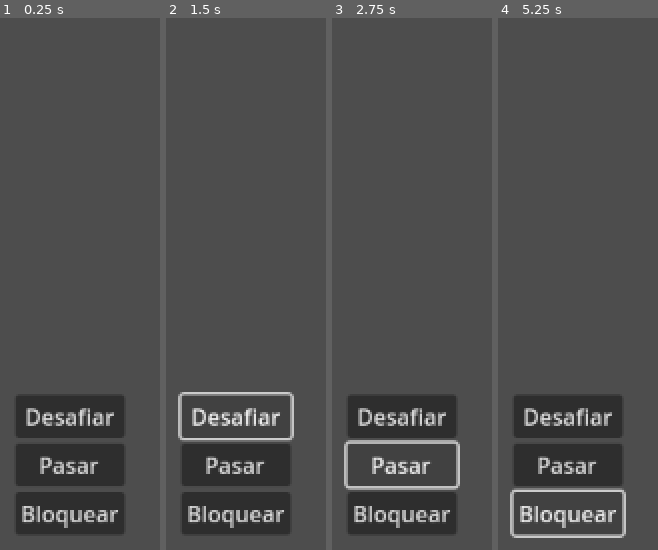
Above: before the commit, frames 1-4 (left to right).
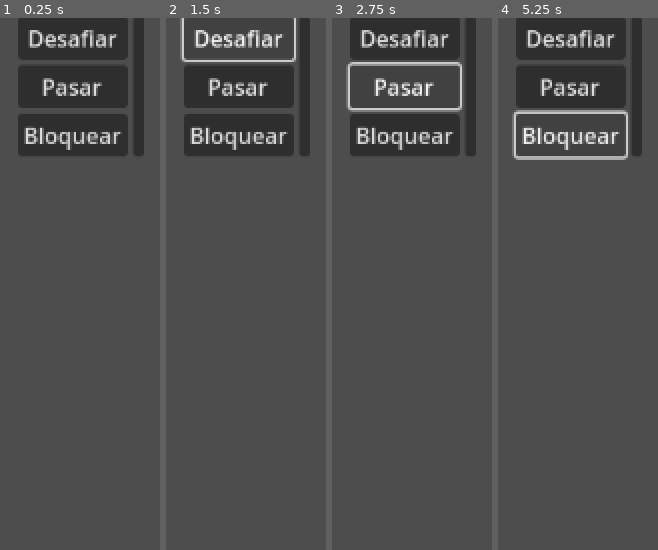
Above: after the commit, the same moments.

Repository: Seleek/coup
Game: Godot game, scene res://Player.tscn
Two runs of this game, one before a commit and one after it. Both use one fixed random seed, a clock stepped at 60 frames per second and the inputs below.
Inputs (mouse positions are in pixels of both pictures, inside the frame that each line leads up to):
- Up to frame 1 (0.25 s): no input
- Up to frame 2 (1.5 s): click (305, 87) at 0.52 s; click "Desafiar" at 1.25 s
- Up to frame 3 (2.75 s): click "Pasar" at 2 s
- Up to frame 4 (5.25 s): click "Bloquear" at 2.75 s; click "Desafiar" at 3.5 s; click "Pasar" at 4.25 s; click "Bloquear" at 5 s

The runs differ from the first frame. In frame 1, 32% of the frame differs, in the area x 10-90%, y 0-97%; in frame 2, 26%; in frame 3, 26%; in frame 4, 26%.
Error before the commit: Invalid access to property or key 'name' on a base object of type 'Dictionary'. (res://GameData.gd:113)
Error after the commit: Invalid access to property or key 'selecting_target' on a base object of type 'null instance'. (res://Player.gd:88)

Commit message:
interfaz
Se intenta acomodar la interfaz

Diff:
--- a/coup-app/Game.tscn
+++ b/coup-app/Game.tscn
@@ -1,61 +1,101 @@
-[gd_scene load_steps=2 format=3 uid="uid://b5oddtcj5wfgt"]
+[gd_scene load_steps=3 format=3 uid="uid://b5oddtcj5wfgt"]
 
 [ext_resource type="Script" uid="uid://cuamdqp1chsld" path="res://Game.gd" id="1_wbfu4"]
+[ext_resource type="PackedScene" uid="uid://cjutsrhialeqx" path="res://Player.tscn" id="2_xkndl"]
 
 [node name="Game" type="Node2D"]
 
 [node name="Control" type="Control" parent="."]
 layout_mode = 3
-anchors_preset = 0
-offset_right = 40.0
-offset_bottom = 40.0
+anchors_preset = 15
+anchor_right = 1.0
+anchor_bottom = 1.0
+grow_horizontal = 2
+grow_vertical = 2
 script = ExtResource("1_wbfu4")
 
-[node name="PlayerContainer" type="VBoxContainer" parent="Control"]
-layout_mode = 0
-offset_right = 40.0
-offset_bottom = 40.0
+[node name="MarginContainer" type="MarginContainer" parent="Control"]
+layout_mode = 1
+anchors_preset = 15
+anchor_right = 1.0
+anchor_bottom = 1.0
+offset_left = 1.0
+offset_top = -2.0
+offset_right = 1147.0
+offset_bottom = 649.0
+grow_horizontal = 2
+grow_vertical = 2
+theme_override_constants/margin_left = 20
+theme_override_constants/margin_top = 20
+theme_override_constants/margin_right = 20
+theme_override_constants/margin_bottom = 20
 
-[node name="ActionPanel" type="Panel" parent="Control"]
-layout_mode = 0
-offset_right = 40.0
-offset_bottom = 40.0
+[node name="VBoxContainer" type="VBoxContainer" parent="Control/MarginContainer"]
+layout_mode = 2
+alignment = 1
 
-[node name="GridContainer" type="GridContainer" parent="Control/ActionPanel"]
-layout_mode = 0
-offset_right = 40.0
-offset_bottom = 40.0
+[node name="HBoxContainer" type="HBoxContainer" parent="Control/MarginContainer/VBoxContainer"]
+layout_mode = 2
+size_flags_vertical = 3
 
-[node name="Ingresos" type="Button" parent="Control/ActionPanel/GridContainer"]
+[node name="Player" parent="Control/MarginContainer/VBoxContainer/HBoxContainer" instance=ExtResource("2_xkndl")]
+
+[node name="Player2" parent="Control/MarginContainer/VBoxContainer/HBoxContainer" instance=ExtResource("2_xkndl")]
+
+[node name="HBoxContainer2" type="HBoxContainer" parent="Control/MarginContainer/VBoxContainer"]
+layout_mode = 2
+size_flags_vertical = 3
+
+[node name="Log" type="TextEdit" parent="Control/MarginContainer/VBoxContainer/HBoxContainer2"]
 layout_mode = 2
 
-[node name="AyudaExterna" type="Button" parent="Control/ActionPanel/GridContainer"]
+[node name="VBoxContainer" type="VBoxContainer" parent="Control/MarginContainer/VBoxContainer"]
+layout_mode = 2
+size_flags_vertical = 3
+
+[node name="PlayerContainer" type="VBoxContainer" parent="Control/MarginContainer/VBoxContainer/VBoxContainer"]
 layout_mode = 2
 
-[node name="Impuestos" type="Button" parent="Control/ActionPanel/GridContainer"]
+[node name="ActionPanel" type="Panel" parent="Control/MarginContainer/VBoxContainer/VBoxContainer"]
 layout_mode = 2
 
-[node name="Asesinar" type="Button" parent="Control/ActionPanel/GridContainer"]
+[node name="GridContainer" type="GridContainer" parent="Control/MarginContainer/VBoxContainer/VBoxContainer/ActionPanel"]
+layout_mode = 0
+offset_right = 1139.0
+offset_bottom = 241.0
+
+[node name="Ingresos" type="Button" parent="Control/MarginContainer/VBoxContainer/VBoxContainer/ActionPanel/GridContainer"]
 layout_mode = 2
+text = "Ingresos"
 
-[node name="Robar" type="Button" parent="Control/ActionPanel/GridContainer"]
+[node name="AyudaExterna" type="Button" parent="Control/MarginContainer/VBoxContainer/VBoxContainer/ActionPanel/GridContainer"]
 layout_mode = 2
+text = "Ayuda Externa"
 
-[node name="Intercambio" type="Button" parent="Control/ActionPanel/GridContainer"]
+[node name="Impuestos" type="Button" parent="Control/MarginContainer/VBoxContainer/VBoxContainer/ActionPanel/GridContainer"]
 layout_mode = 2
+text = "Impuestos"
 
-[node name="Coup" type="Button" parent="Control/ActionPanel/GridContainer"]
+[node name="Asesinar" type="Button" parent="Control/MarginContainer/VBoxContainer/VBoxContainer/ActionPanel/GridContainer"]
 layout_mode = 2
+text = "Asesinar"
 
-[node name="Log" type="TextEdit" parent="Control"]
-layout_mode = 0
-offset_right = 8.0
-offset_bottom = 8.0
+[node name="Robar" type="Button" parent="Control/MarginContainer/VBoxContainer/VBoxContainer/ActionPanel/GridContainer"]
+layout_mode = 2
+text = "Robar"
 
-[connection signal="pressed" from="Control/ActionPanel/GridContainer/Ingresos" to="Control" method="_on_ingresos_pressed"]
-[connection signal="pressed" from="Control/ActionPanel/GridContainer/AyudaExterna" to="Control" method="_on_ayuda_externa_pressed"]
-[connection signal="pressed" from="Control/ActionPanel/GridContainer/Impuestos" to="Control" method="_on_impuestos_pressed"]
-[connection signal="pressed" from="Control/ActionPanel/GridContainer/Asesinar" to="Control" method="_on_asesinar_pressed"]
-[connection signal="pressed" from="Control/ActionPanel/GridContainer/Robar" to="Control" method="_on_robar_pressed"]
-[connection signal="pressed" from="Control/ActionPanel/GridContainer/Intercambio" to="Control" method="_on_intercambio_pressed"]
-[connection signal="pressed" from="Control/ActionPanel/GridContainer/Coup" to="Control" method="_on_coup_pressed"]
+[node name="Intercambio" type="Button" parent="Control/MarginContainer/VBoxContainer/VBoxContainer/ActionPanel/GridContainer"]
+layout_mode = 2
+text = "Intercambio"
+
+[node name="Coup" type="Button" parent="Control/MarginContainer/VBoxContainer/VBoxContainer/ActionPanel/GridContainer"]
+layout_mode = 2
+text = "Coup"
+
+[connection signal="pressed" from="Control/MarginContainer/VBoxContainer/VBoxContainer/ActionPanel/GridContainer/Ingresos" to="Control" method="_on_ingresos_pressed"]
+[connection signal="pressed" from="Control/MarginContainer/VBoxContainer/VBoxContainer/ActionPanel/GridContainer/AyudaExterna" to="Control" method="_on_ayuda_externa_pressed"]
+[connection signal="pressed" from="Control/MarginContainer/VBoxContainer/VBoxContainer/ActionPanel/GridContainer/Impuestos" to="Control" method="_on_impuestos_pressed"]
+[connection signal="pressed" from="Control/MarginContainer/VBoxContainer/VBoxContainer/ActionPanel/GridContainer/Asesinar" to="Control" method="_on_asesinar_pressed"]
+[connection signal="pressed" from="Control/MarginContainer/VBoxContainer/VBoxContainer/ActionPanel/GridContainer/Robar" to="Control" method="_on_robar_pressed"]
+[connection signal="pressed" from="Control/MarginContainer/VBoxContainer/VBoxContainer/ActionPanel/GridContainer/Intercambio" to="Control" method="_on_intercambio_pressed"]
+[connection signal="pressed" from="Control/MarginContainer/VBoxContainer/VBoxContainer/ActionPanel/GridContainer/Coup" to="Control" method="_on_coup_pressed"]
--- a/coup-app/Player.gd
+++ b/coup-app/Player.gd
@@ -5,6 +5,7 @@
 @onready var challenge_button = $ActionButtons/ChallengeButton
 @onready var pass_button = $ActionButtons/PassButton
 @onready var block_button = $ActionButtons/BlockButton
+@onready var target_button = $TargetButton
 
 var player_data = null
 var player_index = -1
@@ -55,6 +56,13 @@
 func _process(delta: float) -> void:
 	pass
 
+func set_target_mode(is_Active: bool):
+	target_button.visible = is_Active and not player_data.is_out and player_index != GameData.current_player_index
+
+	if target_button.visible:
+		self.modulate = Color.GREEN
+	else:
+		self.modulate = Color.RED if player_index == GameData.current_player_index else Color.WHITE
 
 func _on_challenge_button_pressed():
 	if GameData.current_game_state == GameData.GameState.WAITING_FOR_CHALLENGE:
@@ -73,3 +81,10 @@
 		GameData.player_response(player_index, "BLOCK", "Duque")
 	else:
 		pass
+
+
+
+func _on_target_button_pressed():
+	if GameData.get_node("/root/Game").selecting_target:
+		if player_index != GameData.current_player_index:
+			GameData.get_node("/root/Game").target_selected(player_index)
--- a/coup-app/Player.tscn
+++ b/coup-app/Player.tscn
@@ -5,10 +5,9 @@
 [node name="Player" type="Node2D"]
 
 [node name="contenedorJugador" type="HBoxContainer" parent="."]
-offset_left = -2.0
-offset_top = 272.0
-offset_right = 1148.0
-offset_bottom = 373.0
+offset_top = -1.0
+offset_right = 1150.0
+offset_bottom = 100.0
 script = ExtResource("1_wbfu4")
 
 [node name="listaJugadores" type="VBoxContainer" parent="contenedorJugador"]
@@ -44,6 +43,10 @@
 layout_mode = 2
 text = "Bloquear"
 
+[node name="TargetButton" type="Button" parent="contenedorJugador"]
+layout_mode = 2
+
 [connection signal="pressed" from="contenedorJugador/ActionButtons/ChallengeButton" to="contenedorJugador" method="_on_challenge_button_pressed"]
 [connection signal="pressed" from="contenedorJugador/ActionButtons/PassButton" to="contenedorJugador" method="_on_pass_button_pressed"]
 [connection signal="pressed" from="contenedorJugador/ActionButtons/BlockButton" to="contenedorJugador" method="_on_block_button_pressed"]
+[connection signal="pressed" from="contenedorJugador/TargetButton" to="contenedorJugador" method="_on_target_button_pressed"]
--- a/coup-app/game.gd
+++ b/coup-app/game.gd
@@ -1,4 +1,12 @@
 extends Control
+
+@onready var main_vbox = $MarginContainer/VBoxContainer
+@onready var top_players_container = main_vbox.get_node("TopPlayersContainer")
+@onready var middle_area_container = main_vbox.get_node("MiddleAreaContainer")
+@onready var bottom_container = main_vbox.get_node("BottomContainer")
+@onready var log_display = middle_area_container.get_node("Log")
+@onready var action_panel = bottom_container.get_node("ActionPanel")
+@onready var player_container = bottom_container.get_node("PlayerContainer")
 
 const PLAYER_SCENE = preload("res://Player.tscn")
 var player_ui_nodes = []
